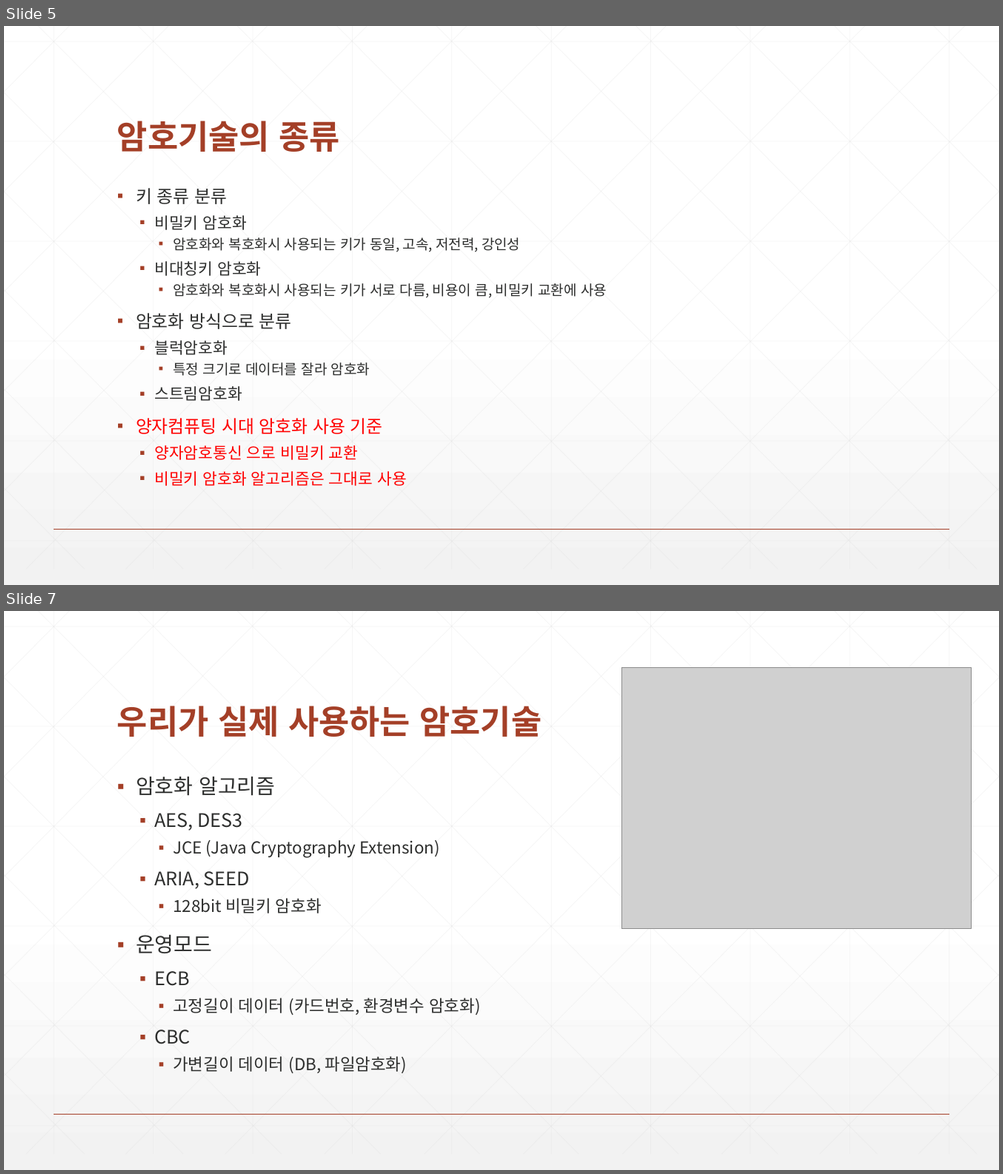
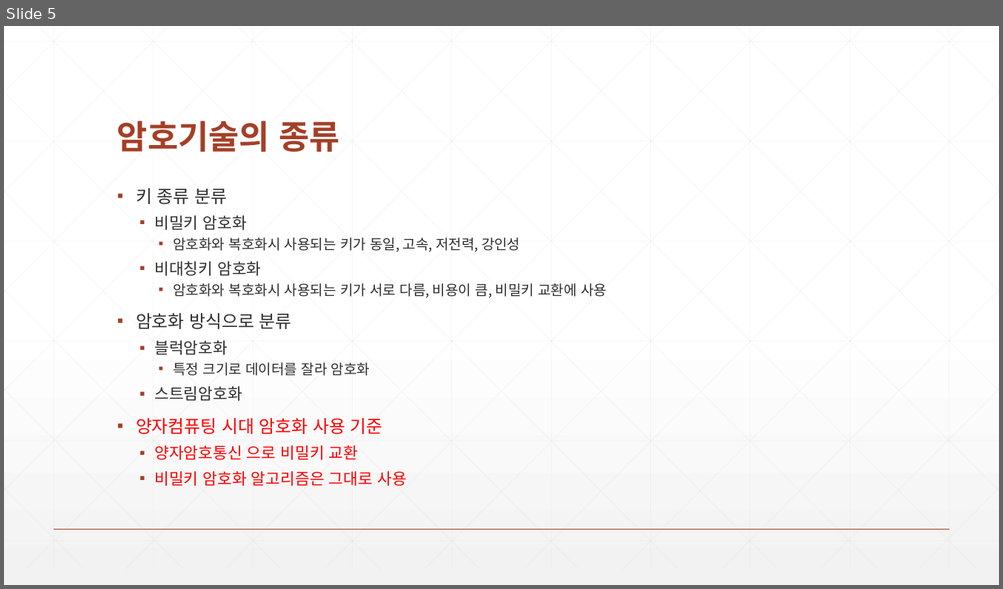
Before and after one commit to zeroshift01/code5, a slide deck: inflearn06/doc/6.암호화기능을구현합니다.pptx. Shown one above the other, each under a label of ours: slides 5 and 7 before the commit, slide 5 after it; the slides between them are not shown. The pictures are 1003x1174 and 1003x589 pixels, drawn with LibreOffice and Linux fonts; fonts in the diff are those of the drawing; grey boxes stand for pictures. Boxes give left, top, right and bottom in pixels: in the first picture for what was removed or moved away, otherwise in the second. Text is boxed around its words. In the diff, an @@ line names an element or a change of style, - is before the commit and + after.

```diff
--- a/inflearn06/doc/6.암호화기능을구현합니다.pptx
+++ b/inflearn06/doc/6.암호화기능을구현합니다.pptx
@@ slide 7 removed at (4,611,999,1170), background gradient #FFFFFF to #F2F2F2; not listed: 47 template elements that a slide beside it also shows @@
@@ picture removed at (622,668,972,930) @@
@@ title removed at (117,706,541,737) @@
-우리가 실제 사용하는 암호기술
@@ text removed at (136,777,480,1074) @@
-▪ 암호화 알고리즘
-  ▪ AES, DES3
-    ▪ JCE (Java Cryptography Extension)
-  ▪ ARIA, SEED
-    ▪ 128bit 비밀키 암호화
-▪ 운영모드
-  ▪ ECB
-    ▪ 고정길이 데이터 (카드번호, 환경변수 암호화)
-  ▪ CBC
-    ▪ 가변길이 데이터 (DB, 파일암호화)
```
Also in this commit, not shown: 4 slides changed, 3 slides added, 1 other slide removed, 46 other files.
